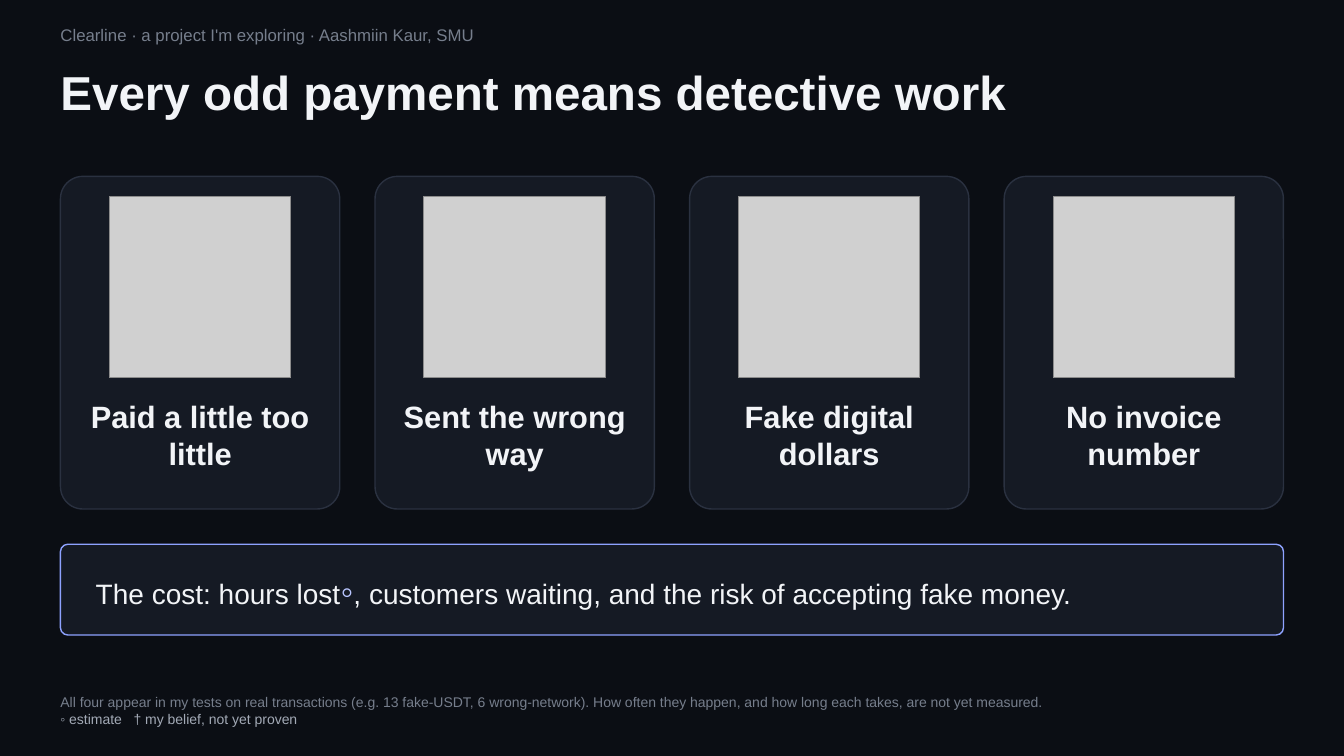
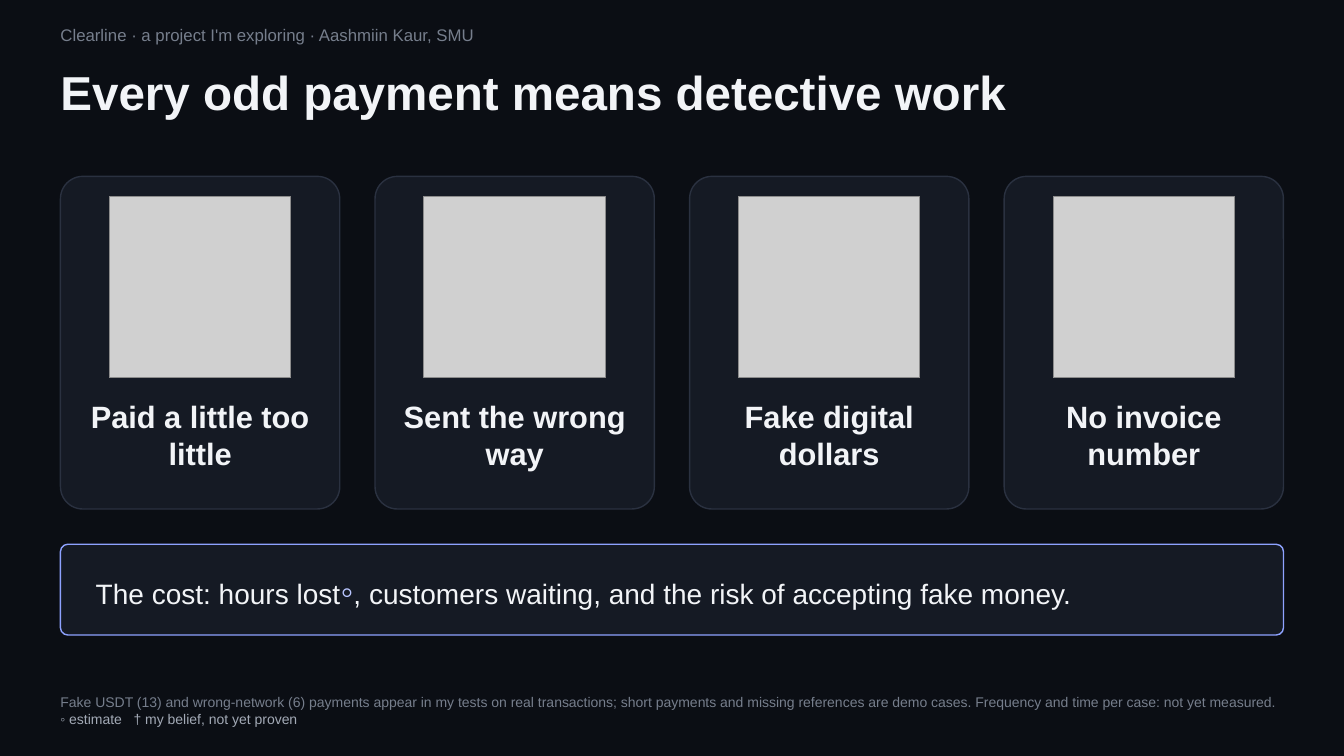
Before and after one commit to trysarathy/investigation-desk, a slide deck: slide 2 of pitch/Clearline_Mentor_Brief_6.pptx. Drawn at 1344x756 pixels with LibreOffice and Linux fonts; fonts in the diff are those of the drawing; grey boxes stand for pictures. Boxes give left, top, right and bottom in pixels: in the first picture for what was removed or moved away, otherwise in the second. Text is boxed around its words. In the diff, an @@ line names an element or a change of style, - is before the commit and + after.

```diff
--- a/pitch/Clearline_Mentor_Brief_6.pptx
+++ b/pitch/Clearline_Mentor_Brief_6.pptx
@@ text at (x1=60, y1=697, x2=1276, y2=710): text changed @@
-All four appear in my tests on real transactions (e.g. 13 fake-USDT, 6 wrong-network). How often they happen, and how long each takes, are not yet measured.
+Fake USDT (13) and wrong-network (6) payments appear in my tests on real transactions; short payments and missing references are demo cases. Frequency and time per case: not yet measured.
```
Also in this commit, not shown: 5 other files.
